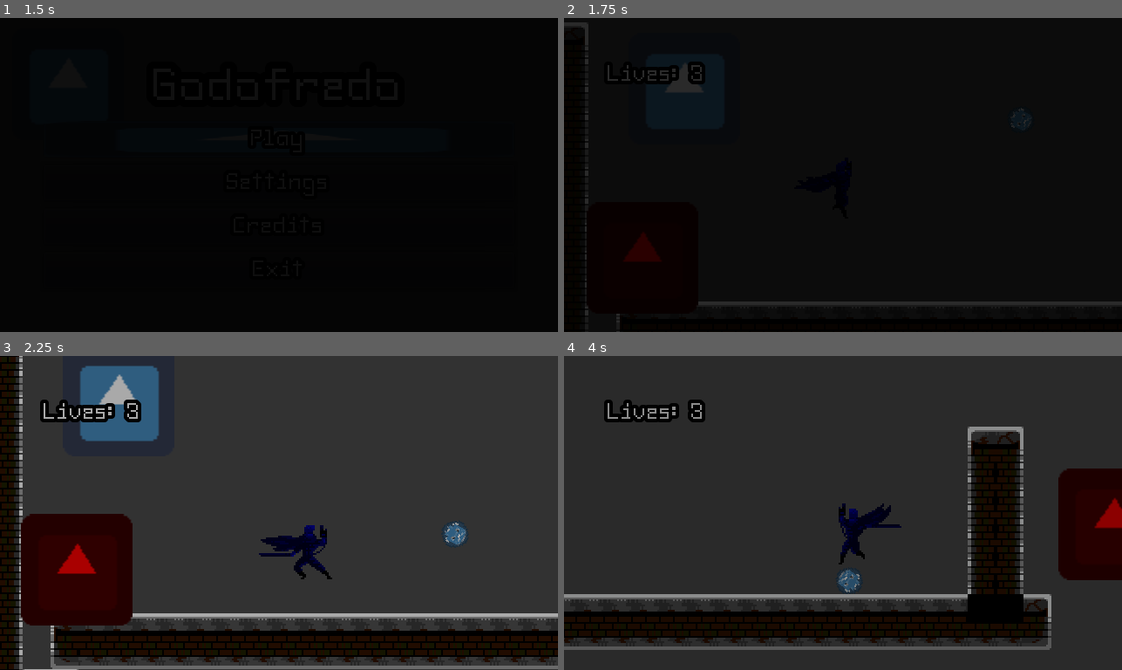
Above: before the commit, frames 1-4 (two rows, left to right).
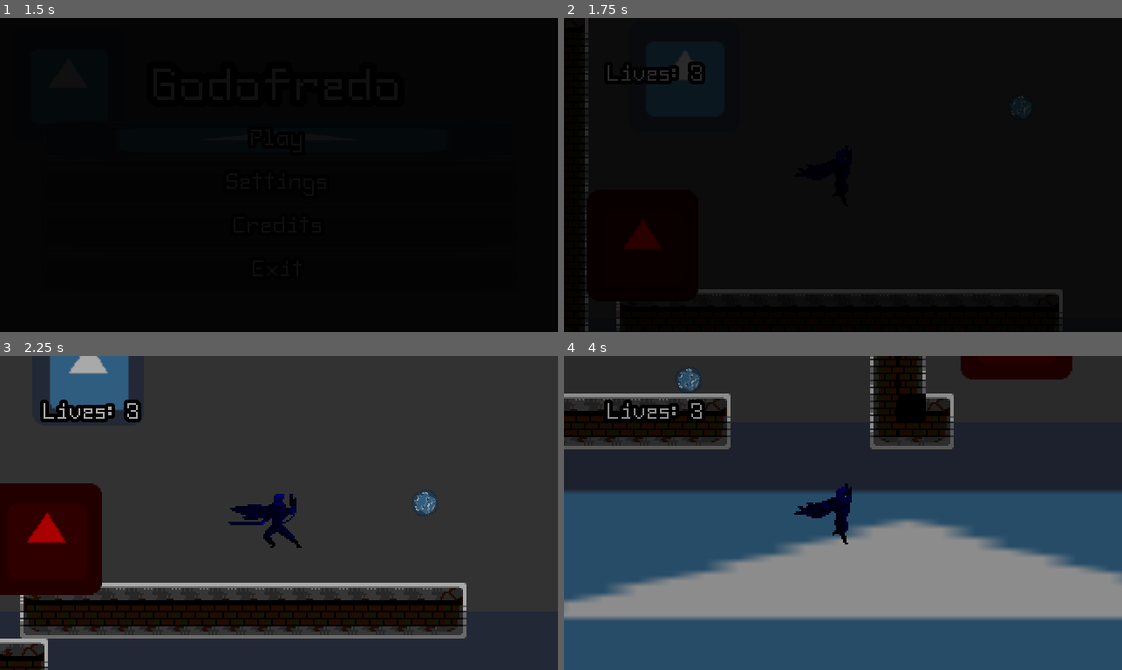
Above: after the commit, the same moments.

Repository: elixs/Godofredo
Game: Godot game, scene res://scenes/ui/main_menu.tscn
Same seed, same stepped clock (60 frames per second), same inputs: the game is played once before the commit and once after it. The engine's default icon, where the game draws it, is replaced by a stand-in: a white triangle on a blue panel in a dark square.
Inputs (mouse positions are in pixels of both pictures, inside the frame that each line leads up to):
- Up to frame 1 (1.5 s): click "Play" at 0.5 s; click "Play" at 1.25 s
- Up to frame 2 (1.75 s): no input
- Up to frame 3 (2.25 s): move the mouse to (78, 585) at 2.02 s; hold D (move_right) from 2.03 s (still down); tap Space (jump) at 2.1 s
- Up to frame 4 (4 s): tap Space (jump) at 2.27, 2.57, 3.02, 3.05, 3.32, 3.8 s; move the mouse to (731, 528) at 2.77 s; click (731, 528) at 2.85 s; move the mouse to (898, 443) at 3.52 s; release D (move_right) at 3.53 s; hold A (move_left) from 3.53 s (still down); hold Keypad 0 (next_level) from 3.53 s (still down)

Frame 1 is identical in both runs. In frame 2, 2.6% of the frame differs, in the area x 0-100%, y 0-100%; in frame 3, 29%; in frame 4, 66%.

Commit message:
state machine (swim)

Diff:
--- a/scenes/carlitos.gd
+++ b/scenes/carlitos.gd
@@ -1,5 +1,9 @@
 extends KinematicBody2D
 
+enum State {
+	MOVE,
+	SWIM
+}
 
 #var Bullet = preload("res://scenes/bullet.tscn")
 export(PackedScene) var Bullet
@@ -11,8 +15,13 @@
 var GRAVITY = 10
 var SPEED = 200
 var JUMP_SPEED = 200
+var SWIM_SPEED = 100
 var ACCELERATION = 1000
 var KICK_IMPULSE = 10
+
+var jumps_available = 2
+
+var state = State.MOVE setget _set_state
 
 
 onready var pivot = $Pivot
@@ -31,7 +40,15 @@
 	settings_menu.connect("close_pressed", self, "_on_close_pressed")
 
 
+
 func _physics_process(delta):
+	match state:
+		State.MOVE:
+			_move(delta)
+		State.SWIM:
+			_swim(delta)
+
+func _move(delta):
 	# movement
 
 	velocity = move_and_slide(velocity, Vector2.UP, false, 4, PI / 4, false)
@@ -47,8 +64,11 @@
 	velocity.x = move_toward(velocity.x, move_input * SPEED, ACCELERATION * delta)
 	velocity.y += GRAVITY
 
-	if is_on_floor() and Input.is_action_just_pressed("jump"):
+	if (is_on_floor() or jumps_available > 0) and Input.is_action_just_pressed("jump"):
 		velocity.y = -JUMP_SPEED
+		jumps_available -= 1
+	elif is_on_floor():
+		jumps_available = 2
 
 #	var last_collision = get_last_slide_collision()
 
@@ -93,6 +113,15 @@
 			playback.travel("fall")
 
 
+func _swim(delta):
+	velocity = move_and_slide(velocity, Vector2.UP, false, 4, PI / 4, false)
+
+	var move_input = Input.get_vector("move_left", "move_right", "move_up", "move_down")
+
+	velocity = velocity.move_toward(move_input * SWIM_SPEED, ACCELERATION * delta)
+
+
+
 func fire():
 	var bullet = Bullet.instance()
 	get_parent().add_child(bullet)
@@ -108,3 +137,22 @@
 func _on_close_pressed():
 	pause_menu.show()
 	settings_menu.hide()
+
+
+func _set_state(value):
+
+	if state == value:
+		return
+
+	match state:
+		State.MOVE:
+			print("I was moving")
+
+	state = value
+
+	match state:
+		State.SWIM:
+			print("I'm swimming now")
+
+func swim():
+	self.state = State.SWIM
--- a/scenes/carlitos.tscn
+++ b/scenes/carlitos.tscn
@@ -587,7 +587,6 @@
 current = true
 process_mode = 0
 limit_left = -32
-smoothing_enabled = true
 smoothing_speed = 1.0
 __meta__ = {
 "_edit_lock_": true
--- a/scenes/levels/level_01.tscn
+++ b/scenes/levels/level_01.tscn
@@ -6,6 +6,8 @@
 [ext_resource path="res://scenes/levels/level_01.gd" type="Script" id=4]
 [ext_resource path="res://scenes/ball.tscn" type="PackedScene" id=5]
 [ext_resource path="res://assets/music/cyberpunk city 2 files/Music/cyberpunk city 2.ogg" type="AudioStream" id=6]
+[ext_resource path="res://icon.png" type="Texture" id=7]
+[ext_resource path="res://scenes/water_trigger.tscn" type="PackedScene" id=8]
 
 [sub_resource type="ConvexPolygonShape2D" id=2]
 points = PoolVector2Array( 0, 0, 16, 0, 16, 16, 0, 16 )
@@ -113,11 +115,16 @@
 "_edit_lock_": true
 }
 
+[node name="Water" type="Sprite" parent="."]
+position = Vector2( 348, 282 )
+scale = Vector2( 19.3438, 3.29688 )
+texture = ExtResource( 7 )
+
 [node name="TileMap" type="TileMap" parent="."]
 tile_set = SubResource( 1 )
 cell_size = Vector2( 16, 16 )
 format = 1
-tile_data = PoolIntArray( -131037, 1, 0, -131036, 1, 2, -655 …(1105 unchanged characters)…  655373, 1, 1, 655374, 1, 1, 655375, 1, 1, 655376, 1, 1, 655377, 1, 1, 655378, 1, 1, 655379, 1, 1, 655380, 1, 1, 655381, 1, 65537, 655382, 1, 65537, 655383, 1, 2, 786429, 1, 65536, 786430, 1, 65538, 720896, 1, 131072, 720897, 1, 131073, 720898, 1, 131073, 720899, 1, 131073, 720900, 1, 131073, 720901, 1, 131073, 720902, 1, 131073, 720903, 1, 131073, 720904, 1, 131073, 720905, 1, 131073, 720906, 1, 131073, 720907, 1, 131073, 720908, 1, 131073, 720909, 1, 131073, 720910, 1, 131073, 720911, 1, 131073, 720912, 1, 131073, 720913, 1, 131073, 720914, 1, 131073, 720915, 1, 131073, 720916, 1, 131073, 720917, 1, 131073, 720918, 1, 131073, 720919, 1, 131074,  …(104 unchanged characters)…
+tile_data = PoolIntArray( -131037, 1, 0, -131036, 1, 2, -655 …(1105 unchanged characters)…  655373, 1, 1, 655374, 1, 1, 655375, 1, 2, 655381, 1, 65536, 655382, 1, 65537, 655383, 1, 2, 786429, 1, 65536, 786430, 1, 65538, 720896, 1, 131072, 720897, 1, 131073, 720898, 1, 131073, 720899, 1, 131073, 720900, 1, 131073, 720901, 1, 131073, 720902, 1, 131073, 720903, 1, 131073, 720904, 1, 131073, 720905, 1, 131073, 720906, 1, 131073, 720907, 1, 131073, 720908, 1, 131073, 720909, 1, 131073, 720910, 1, 131073, 720911, 1, 131074, 720917, 1, 131072, 720918, 1, 131073, 720919, 1, 131074,  …(104 unchanged characters)…
 
 [node name="Carlitos" parent="." instance=ExtResource( 2 )]
 position = Vector2( 130, 87 )
@@ -140,3 +147,6 @@
 volume_db = -10.0
 autoplay = true
 bus = "Music"
+
+[node name="WaterTrigger" parent="." instance=ExtResource( 8 )]
+position = Vector2( 298, 193 )
--- a/scenes/ui/settings_menu.tscn
+++ b/scenes/ui/settings_menu.tscn
@@ -18,9 +18,9 @@
 
 [node name="VBoxContainer" type="VBoxContainer" parent="."]
 margin_left = 101.0
-margin_top = 11.0
+margin_top = 25.0
 margin_right = 219.0
-margin_bottom = 169.0
+margin_bottom = 186.0
 size_flags_horizontal = 4
 size_flags_vertical = 4
 
@@ -41,29 +41,29 @@
 [node name="Label2" type="Label" parent="VBoxContainer"]
 margin_top = 62.0
 margin_right = 118.0
-margin_bottom = 76.0
+margin_bottom = 77.0
 text = "Music"
 
 [node name="Music" type="HSlider" parent="VBoxContainer"]
 unique_name_in_owner = true
-margin_top = 80.0
+margin_top = 81.0
 margin_right = 118.0
-margin_bottom = 96.0
+margin_bottom = 97.0
 max_value = 1.0
 step = 0.01
 value = 1.0
 
 [node name="Label3" type="Label" parent="VBoxContainer"]
-margin_top = 100.0
+margin_top = 101.0
 margin_right = 118.0
-margin_bottom = 114.0
+margin_bottom = 116.0
 text = "Sound effects"
 
 [node name="SFX" type="HSlider" parent="VBoxContainer"]
 unique_name_in_owner = true
-margin_top = 118.0
+margin_top = 120.0
 margin_right = 118.0
-margin_bottom = 134.0
+margin_bottom = 136.0
 max_value = 1.0
 step = 0.01
 value = 1.0
@@ -76,9 +76,9 @@
 text = "Apply"
 
 [node name="Close" type="Button" parent="VBoxContainer"]
-margin_top = 138.0
+margin_top = 140.0
 margin_right = 118.0
-margin_bottom = 158.0
+margin_bottom = 161.0
 text = "Close"
 
 [node name="SFXPlayer" type="AudioStreamPlayer" parent="."]
--- /dev/null
+++ b/scenes/water_trigger.gd
@@ -0,0 +1,10 @@
+extends Area2D
+
+
+func _ready():
+	connect("body_entered", self, "_on_body_entered")
+
+
+func _on_body_entered(body: Node):
+	if body.has_method("swim"):
+		body.swim()
--- /dev/null
+++ b/scenes/water_trigger.tscn
@@ -0,0 +1,14 @@
+[gd_scene load_steps=3 format=2]
+
+[ext_resource path="res://scenes/water_trigger.gd" type="Script" id=1]
+
+[sub_resource type="RectangleShape2D" id=1]
+extents = Vector2( 64, 16 )
+
+[node name="WaterTrigger" type="Area2D"]
+collision_layer = 0
+collision_mask = 2
+script = ExtResource( 1 )
+
+[node name="CollisionShape2D" type="CollisionShape2D" parent="."]
+shape = SubResource( 1 )
Not shown: 1 places in scenes/levels/level_01.tscn that only renumber resources
